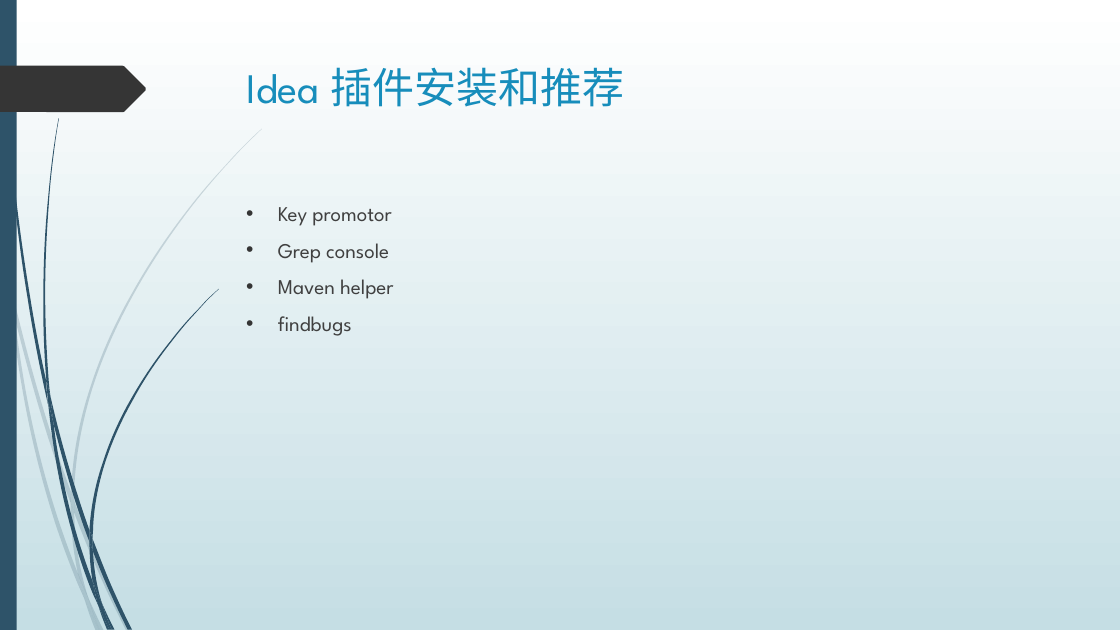
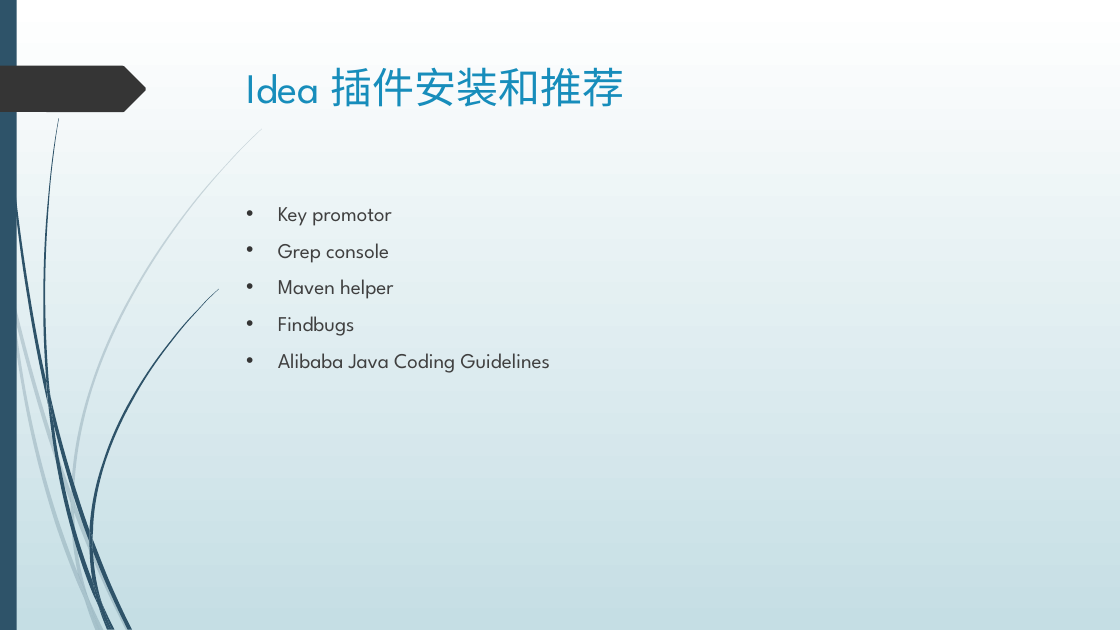
Before and after one commit to dean2015/documents, a slide deck: slide 15 of 201805/JAVA 基础介绍20180605.pptx (slide 13 before the commit). Drawn at 1120x630 pixels with LibreOffice and Linux fonts; fonts in the diff are those of the drawing. Boxes give left, top, right and bottom in pixels: in the first picture for what was removed or moved away, otherwise in the second. Text is boxed around its words. In the diff, an @@ line names an element or a change of style, - is before the commit and + after.

```diff
--- a/201805/JAVA 基础介绍20180605.pptx
+++ b/201805/JAVA 基础介绍20180605.pptx
@@ text at (278,316,550,373): text changed @@
-• findbugs
+• Findbugs
+• Alibaba Java Coding Guidelines
```
Also in this commit, not shown: 1 other slide changed, 4 slides added, 2 slides removed, 3 other files.
